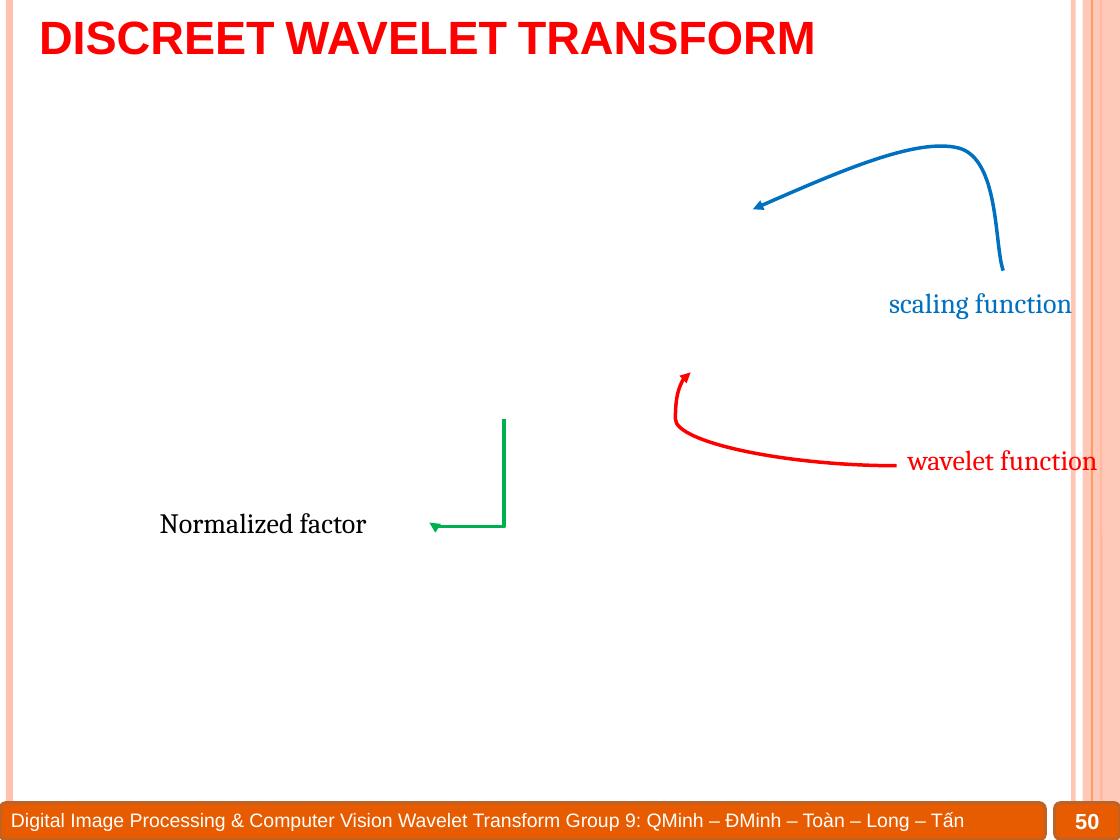
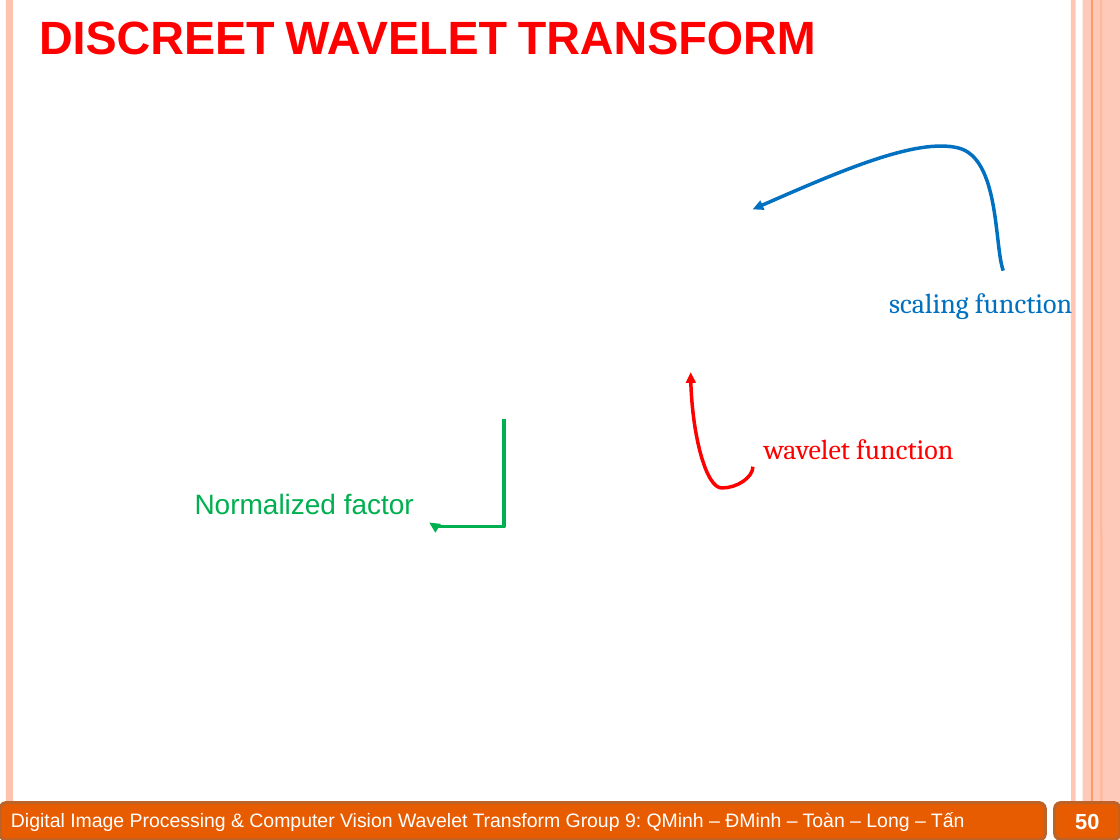
Before and after one commit to Alex7Huynh/dip-g9, a slide deck: slide 50 of 6. PPT/Wavelet transform.pptx. Drawn at 1120x840 pixels with LibreOffice and Linux fonts; fonts in the diff are those of the drawing; grey boxes stand for pictures. Boxes give left, top, right and bottom in pixels: in the first picture for what was removed or moved away, otherwise in the second. Text is boxed around its words. In the diff, an @@ line names an element or a change of style, - is before the commit and + after.

```diff
--- a/6. PPT/Wavelet transform.pptx
+++ b/6. PPT/Wavelet transform.pptx
@@ curved arrow moved from (691, 372) - (897, 466) to (691, 372) - (753, 467) @@
@@ text "wavelet function" rewrapped from bbox=[908, 444, 1097, 476] to bbox=[764, 439, 953, 460] @@
@@ text "Normalized factor": place and size @@
-text "Normalized factor" at bbox=[160, 513, 367, 534]
+text "Normalized factor" at bbox=[195, 493, 414, 515]
@@ text "Normalized factor" at bbox=[195, 493, 414, 515]: font Cambria to Arial, text colour #000000 to #00B050 @@
```
Also in this commit, not shown: 9 other slides changed, 4 other files.
